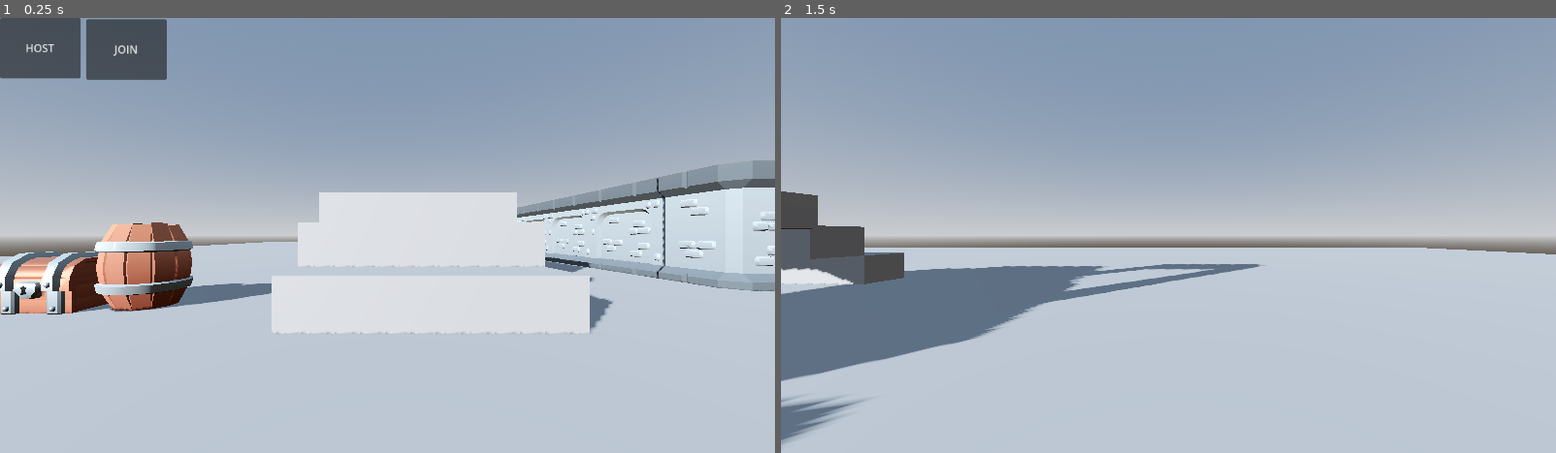
Above: before the commit, frames 1-2 (left to right).
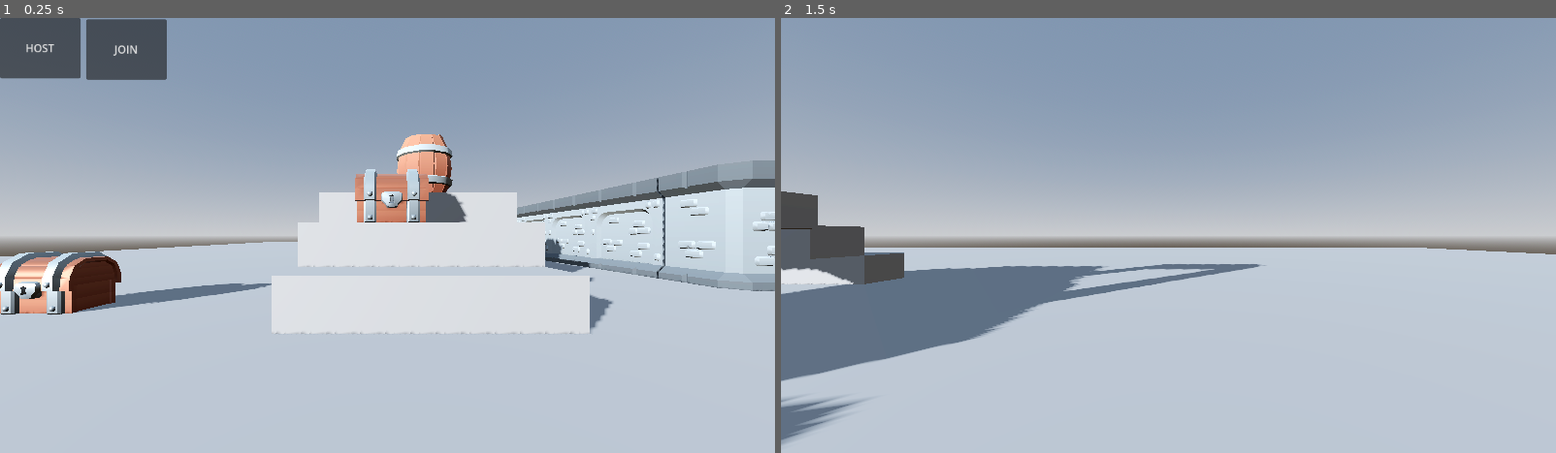
Above: after the commit, the same moments.

Repository: Sarvesh-222/ESCAPE_SFIT
Game: Godot game, scene res://Scenes/main.tscn
The game is run twice, just before and just after one commit, with the same random seed, the same clock (stepped at 60 frames per second) and the same inputs.
Inputs (mouse positions are in pixels of both pictures, inside the frame that each line leads up to):
- Up to frame 1 (0.25 s): no input
- Up to frame 2 (1.5 s): tap Enter (ui_accept) at 0.5, 0.77 s; move the mouse to (1339, 213) at 0.52 s; hold Right (ui_right) 0.53-1.25 s; click (1339, 213) at 0.67 s; click "HOST" at 1.25 s

The runs differ from the first frame. In frame 1, 4.4% of the frame differs, in the area x 12-73%, y 26-68%; in frame 2, nothing differs.

Commit message:
ADDED NEW CHEST

Diff:
--- a/Scenes/main.tscn
+++ b/Scenes/main.tscn
@@ -97,7 +97,7 @@
 transform = Transform3D(1, 0, 0, 0, 1, 0, 0, 0, 1, -21.8, 0.5, 31)
 
 [node name="Barrel" parent="." instance=ExtResource("3_8gbba")]
-transform = Transform3D(1, 0, 0, 0, 1, 0, 0, 0, 1, -20, 0.5, 30.7)
+transform = Transform3D(1, 0, 0, 0, 1, 0, 0, 0, 1, -12.9, 3.4, 28.3)
 
 [node name="Walls" type="Node" parent="."]
 
@@ -164,5 +164,8 @@
 _spawnable_scenes = PackedStringArray("uid://bs72ogkvdd7d6")
 spawn_path = NodePath("..")
 
+[node name="NewCHEST" parent="." instance=ExtResource("3_jjvhh")]
+transform = Transform3D(1, 0, 0, 0, 1, 0, 0, 0, 1, -14, 2.5, 30.6)
+
 [connection signal="pressed" from="CanvasLayer/Host" to="." method="_on_host_pressed"]
 [connection signal="pressed" from="CanvasLayer/Join" to="." method="_on_join_pressed"]
